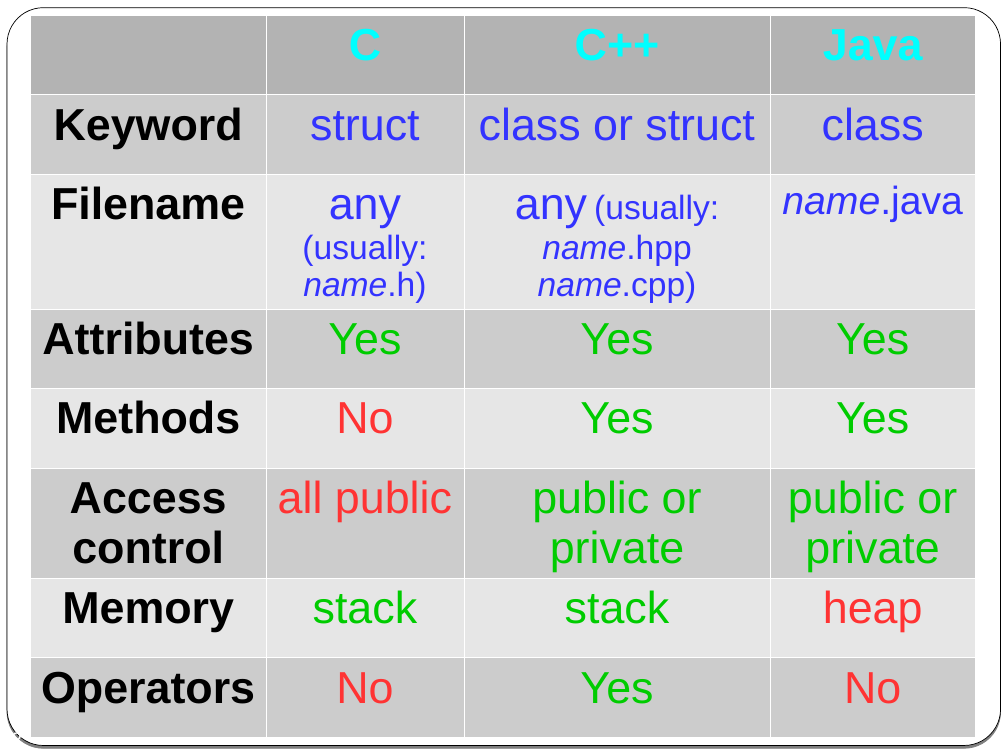
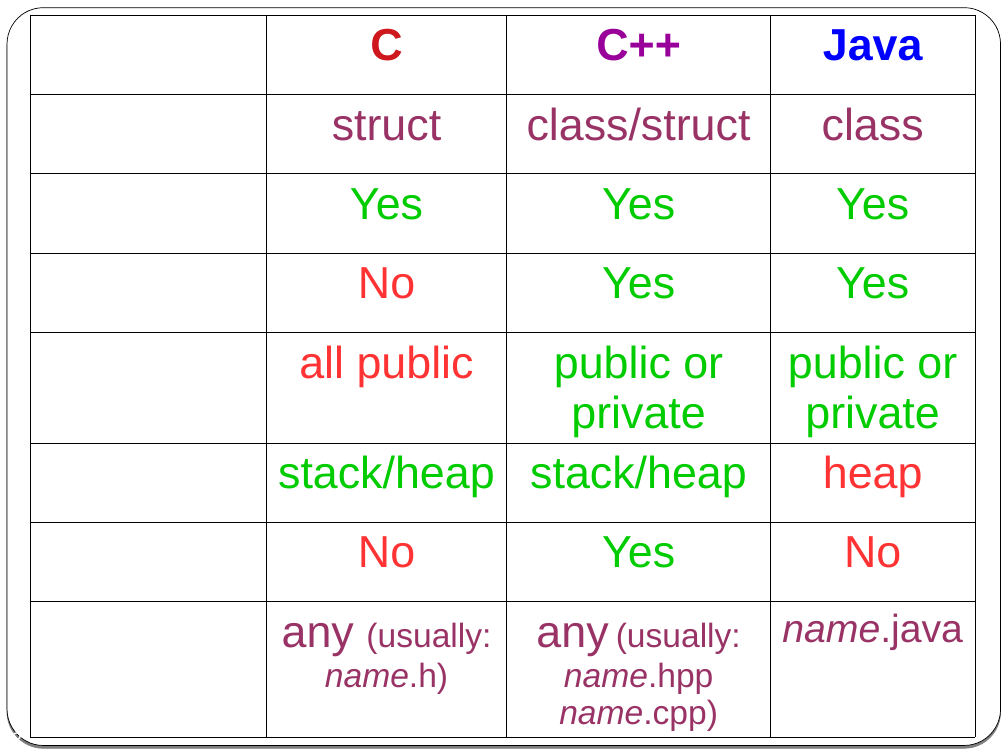
Before and after one commit to cpp-at-ariel/cpp-5779, a slide deck: slide 2 of 02-classes-constructors-destructors/slides-1-classes.odp. Drawn at 1008x756 pixels with LibreOffice and Linux fonts; fonts in the diff are those of the drawing. Boxes give left, top, right and bottom in pixels: in the first picture for what was removed or moved away, otherwise in the second. Text is boxed around its words. In the diff, an @@ line names an element or a change of style, - is before the commit and + after.

```diff
--- a/02-classes-constructors-destructors/slides-1-classes.odp
+++ b/02-classes-constructors-destructors/slides-1-classes.odp
@@ table at [30, 15, 976, 738] @@
-row 2: Keyword | struct | class or struct | class
-row 3: Filename | any (usually: name.h) | any (usually: name.hpp name.cpp) | name.java
+row 2: Keyword | struct | class/struct | class
-row 6, column 2: stack
+row 6, column 2: stack/heap
-row 6, column 3: stack
+row 6, column 3: stack/heap
+row 8: Filename | any (usually: name.h) | any (usually: name.hpp name.cpp) | name.java
@@ fill #B3B3B3 to none in 3 cells @@
@@ fill #CCCCCC to none in 16 cells @@
@@ fill #E6E6E6 to none in 12 cells @@
@@ text colour #00FFFF to #CE181E in "C" @@
@@ text colour #00FFFF to #990099 in "C++" @@
@@ text colour #00FFFF to #0000FF in "Java" @@
@@ text colour #000000 to #FFFFFF in "Keyword" @@
@@ text colour #3333FF to #993366 in "struct", "class" @@
@@ borders changed @@
```
Also in this commit, not shown: 6 other slides changed, 2 slides removed, 54 other files.
